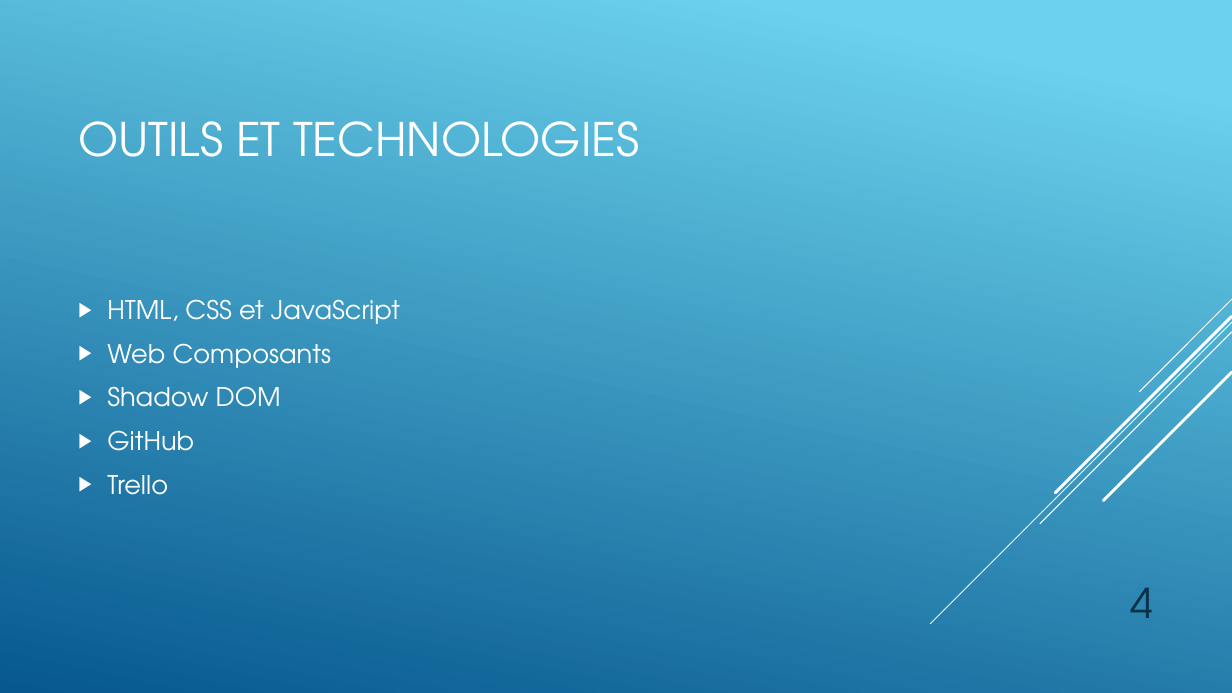
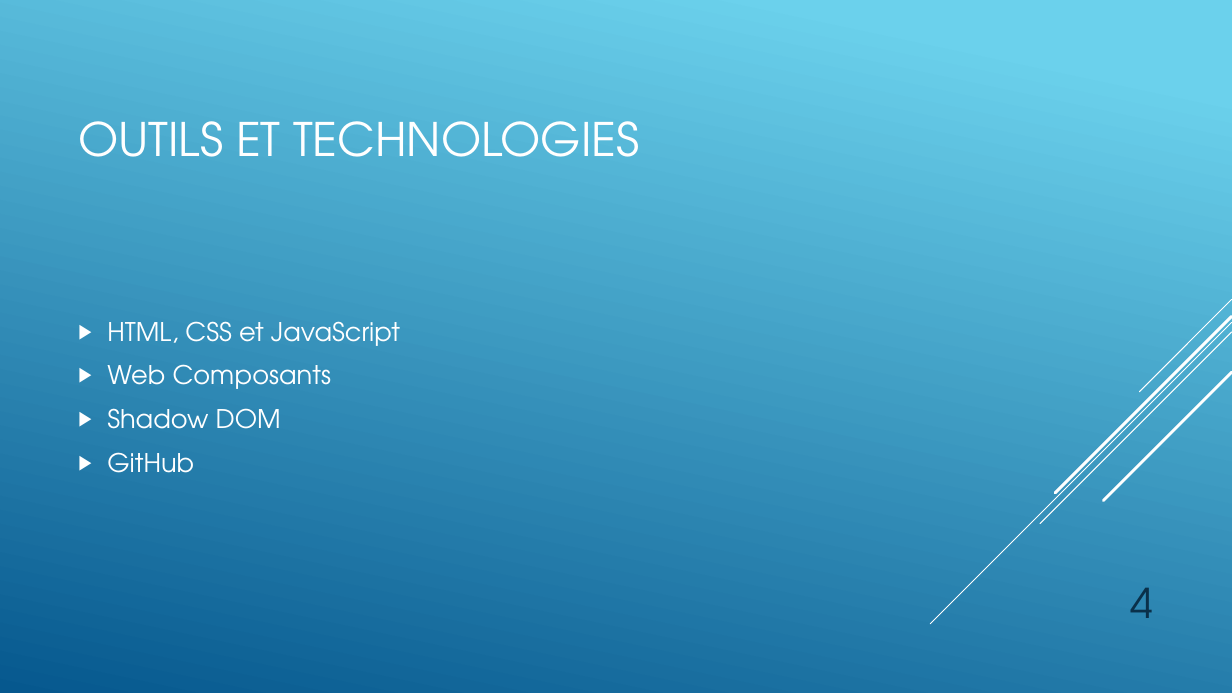
Before and after one commit to anne-parage/Dev-web, a slide deck: slide 4 of Boutique en ligne.pptx. Drawn at 1232x693 pixels with LibreOffice and Linux fonts; fonts in the diff are those of the drawing. Boxes give left, top, right and bottom in pixels: in the first picture for what was removed or moved away, otherwise in the second. Text is boxed around its words. In the diff, an @@ line names an element or a change of style, - is before the commit and + after.

```diff
--- a/Boutique en ligne.pptx
+++ b/Boutique en ligne.pptx
@@ text at (107, 475, 168, 495): paragraph removed @@
-▶ Trello
```
Also in this commit, not shown: 1 other slide changed.
